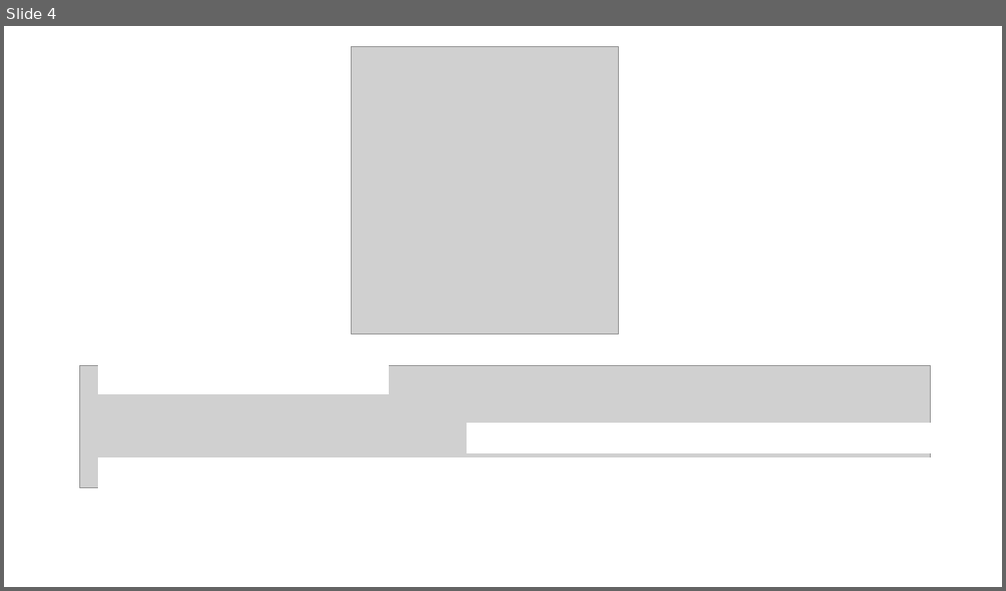
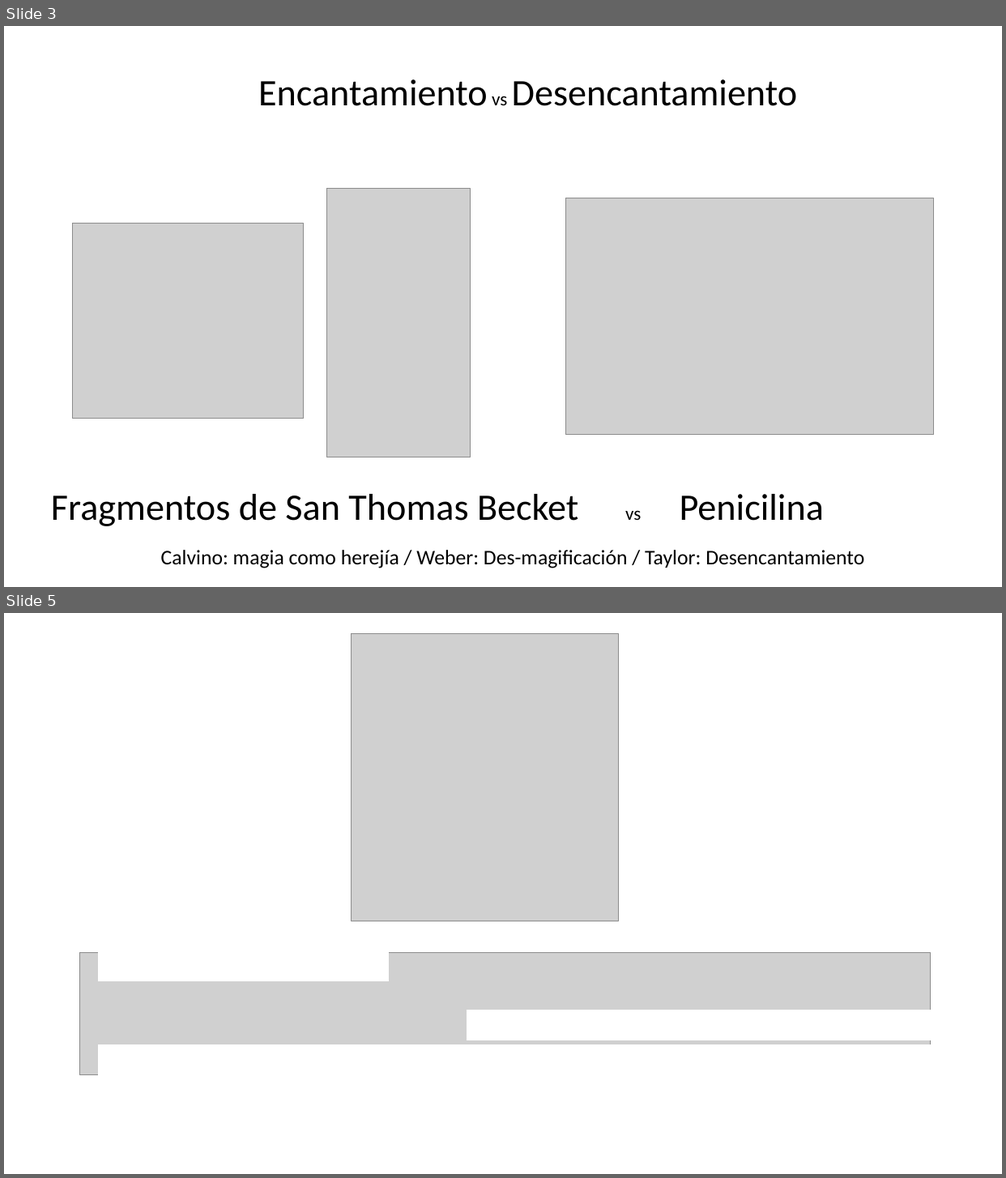
Before and after one commit to zaboltar/zaboltar.github.io, a slide deck: assets uarm/2023 2 UarmPCrit/Taylor - Era Secular 3 y 5.pptx. Shown one above the other, each under a label of ours: slide 4 before the commit, slides 3 and 5 after it; the slides between them are not shown. The pictures are 1006x591 and 1006x1178 pixels, drawn with LibreOffice and Linux fonts; fonts in the diff are those of the drawing; grey boxes stand for pictures. Boxes give left, top, right and bottom in pixels: in the first picture for what was removed or moved away, otherwise in the second. Text is boxed around its words. In the diff, an @@ line names an element or a change of style, - is before the commit and + after.

```diff
--- a/assets uarm/2023 2 UarmPCrit/Taylor - Era Secular 3 y 5.pptx
+++ b/assets uarm/2023 2 UarmPCrit/Taylor - Era Secular 3 y 5.pptx
@@ slide 3 added at <box>4,26,1002,587</box>, background #FFFFFF @@
@@ text added at <box>258,79,797,106</box>, 36 pt, text #000000 @@
+Encantamiento vs Desencantamiento
@@ picture added at <box>326,189,470,457</box> @@
@@ picture added at <box>566,199,934,435</box> @@
@@ picture added at <box>72,223,304,419</box> @@
@@ text added at <box>51,494,824,527</box>, 36 pt, text #000000 @@
+Fragmentos de San Thomas Becket vs Penicilina
@@ text added at <box>161,550,864,569</box>, 20 pt, text #000000 @@
+Calvino: magia como herejía / Weber: Des-magificación / Taylor: Desencantamiento
@@ what was slide 4 is now slide 5 @@
```
Also in this commit, not shown: 6 slides changed, 1 other slide added, 1 other file.
